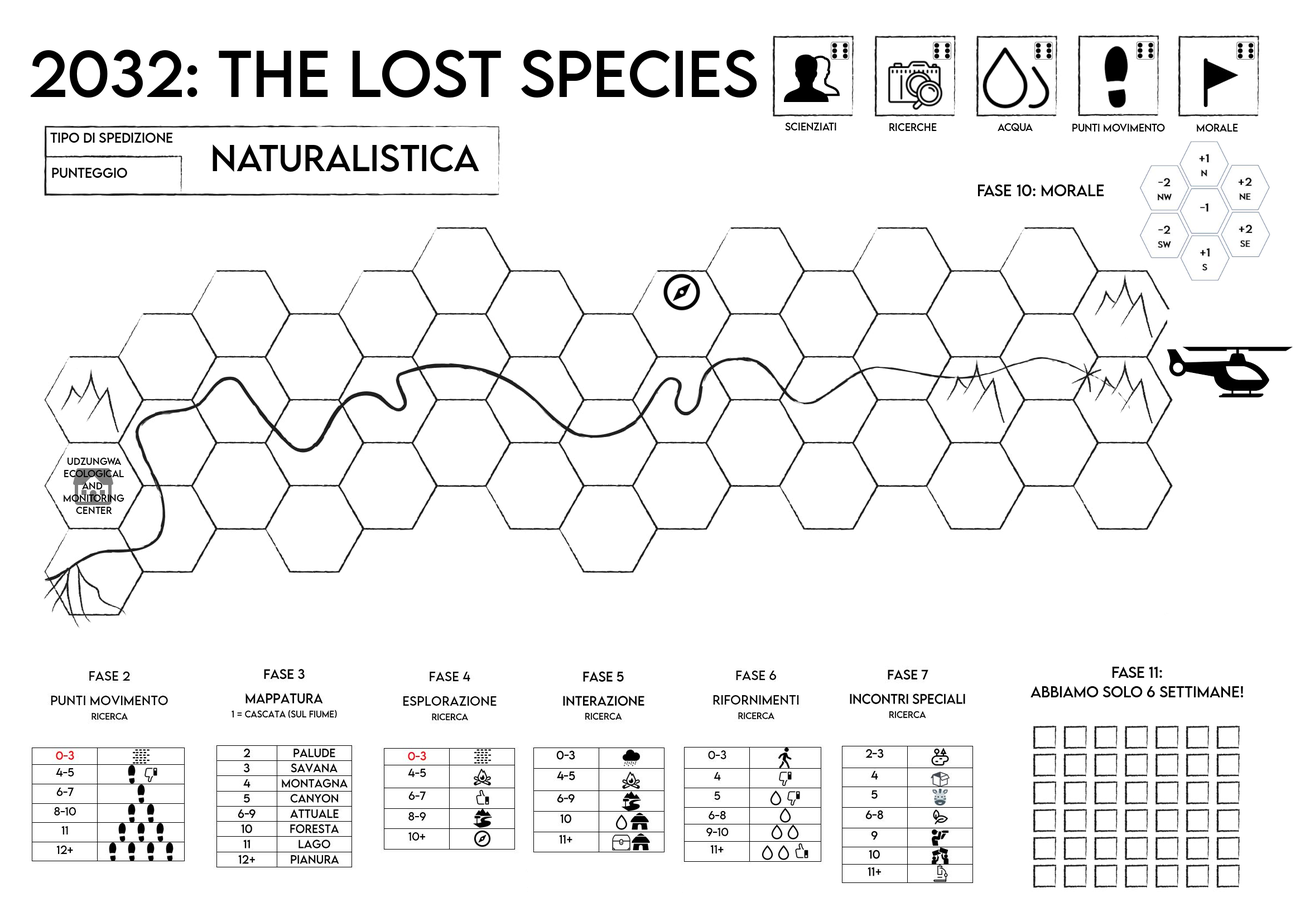
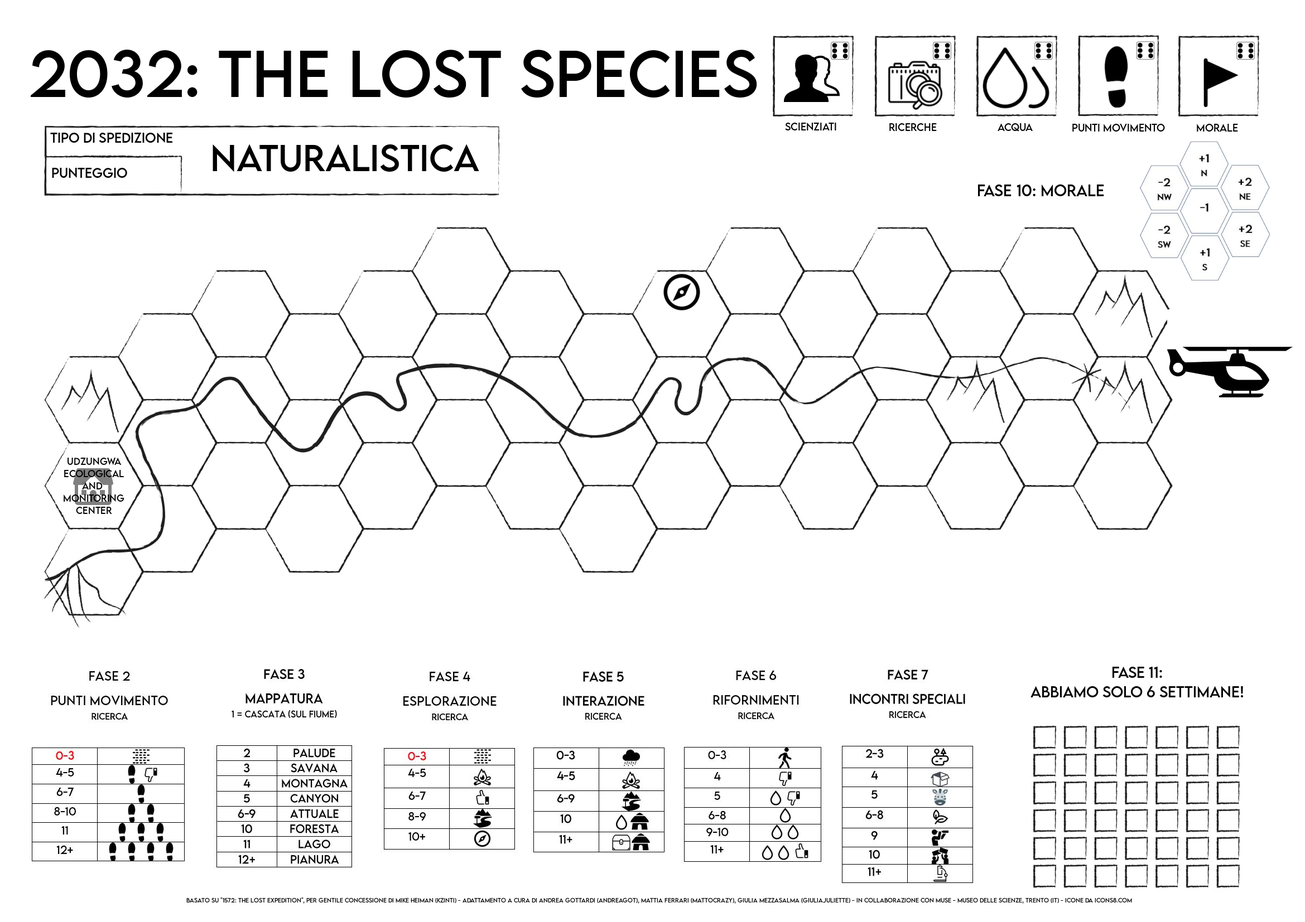
Layers edited between the first and the second 1305x922 image:
added layer "basato su '1572: the lost Exp..." above "naturalistica" over (x1=186, y1=897, x2=1132, y2=905)
